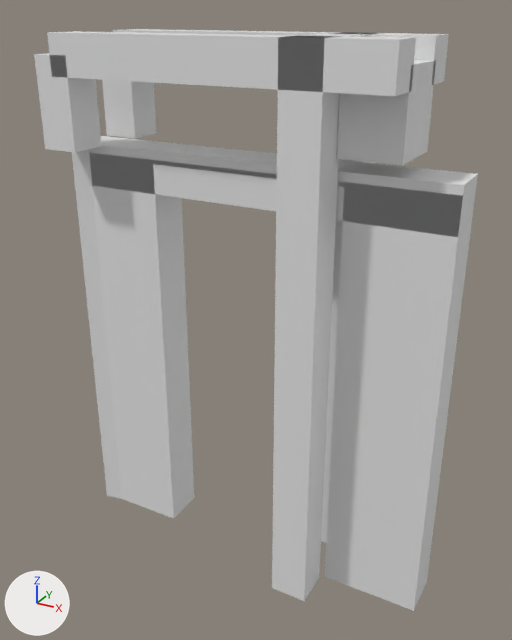
What one commit did to the glTF model models/amerongen/amerongen-brug-07a77940/amerongen-brug-07a77940.glb.
The view is the same before and after, from a camera (50 mm lens) standing at (7.6, -13.74, 3.38) and looking at (0.02, 0.03, -3.51). Arrows for +X, +Y and +Z are at lower left; the lights stay in place. The picture after the commit comes second.

Objects in the first picture: 'building:balans', 'building:balans 2', 'building:contragewicht', 'building:hamei', 'building:hamei 2', 'building:hangstang', 'building:hangstang 2', 'building:portaal', 'road:dek', 'road:landhoofd (aangenomen)', 'road:landhoofd (aangenomen) 2', 'road:voetpad'.
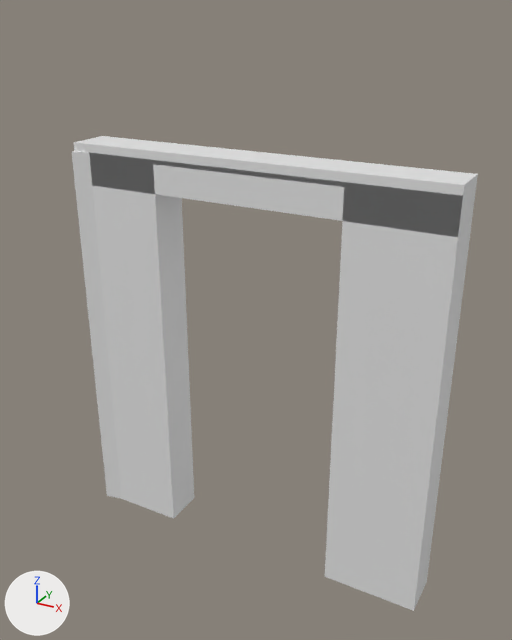
Where the change shows, as pixel boxes [x1, y1, x2, y2] in the pictures (512 x 640 px):
'building:hamei 2', deleted
    before: [272, 36, 343, 601]
'building:balans 2', deleted
    before: [47, 31, 416, 96]
'building:contragewicht', deleted
    before: [337, 60, 436, 165]
'building:hangstang 2', deleted
    before: [34, 53, 101, 153]
'building:hangstang', deleted
    before: [102, 80, 156, 138]
'building:balans', deleted
    before: [113, 29, 449, 85]
'building:hamei', deleted
    before: [321, 32, 376, 543]
'building:portaal', deleted
    before: [301, 33, 369, 37]

The edits, one by one:
Object 'building:hamei' (ob_building_hamei) is deleted.
Object 'building:hamei 2' (ob_building_hamei_2) is deleted.
Object 'building:portaal' (ob_building_portaal) is deleted.
Object 'building:balans' (ob_building_balans) is deleted.
Object 'building:hangstang' (ob_building_hangstang) is deleted.
Object 'building:balans 2' (ob_building_balans_2) is deleted.
Object 'building:hangstang 2' (ob_building_hangstang_2) is deleted.
Object 'building:contragewicht' (ob_building_contragewicht) is deleted.
